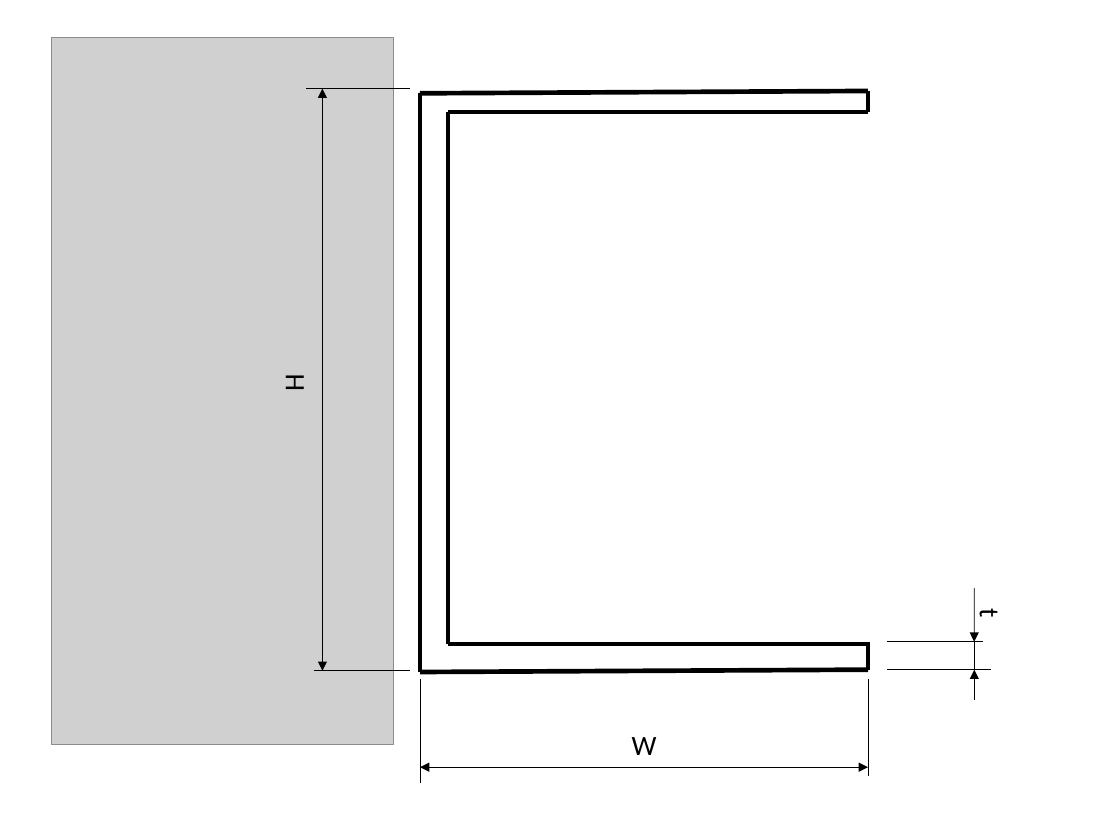
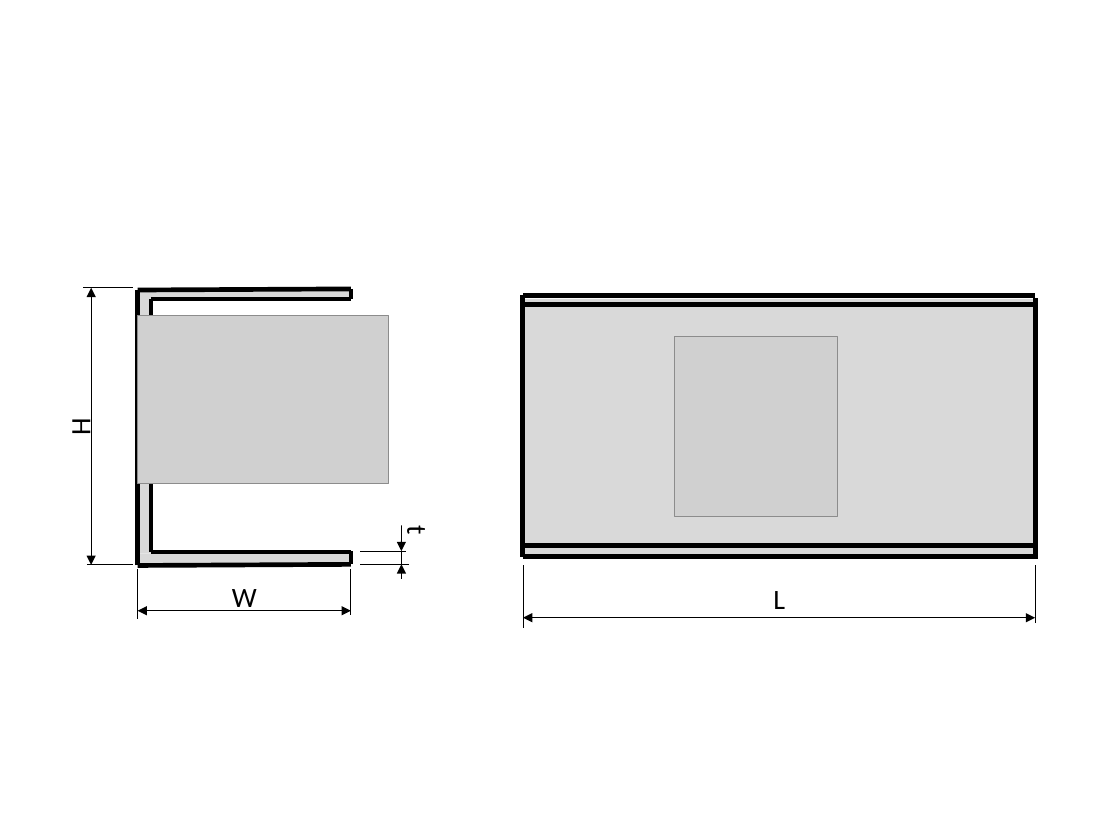
Before and after one commit to AlejandroValverde/latex, a slide deck: slide 8 of figures/figures.pptx. Drawn at 1120x840 pixels with LibreOffice and Linux fonts; fonts in the diff are those of the drawing; grey boxes stand for pictures. Boxes give left, top, right and bottom in pixels: in the first picture for what was removed or moved away, otherwise in the second. Text is boxed around its words. In the diff, an @@ line names an element or a change of style, - is before the commit and + after.

```diff
--- a/figures/figures.pptx
+++ b/figures/figures.pptx
@@ picture removed at (52, 38, 393, 745) @@
@@ line moved from (306, 88) - (410, 88) to (83, 288) - (133, 288) @@
@@ double arrow moved from (323, 671) - (323, 88) to (91, 564) - (91, 288) @@
@@ line moved from (420, 672) - (420, 93) to (138, 566) - (138, 290) @@
@@ line moved from (868, 91) - (420, 93) to (351, 289) - (138, 290) @@
@@ rectangle added at (139, 297, 151, 554), fill #D9D9D9 @@
@@ rectangle added at (140, 288, 351, 299), fill #D9D9D9 @@
@@ line moved from (448, 112) - (448, 644) to (151, 299) - (151, 552) @@
@@ line moved from (868, 112) - (448, 112) to (351, 299) - (151, 299) @@
@@ line moved from (868, 91) - (868, 112) to (351, 289) - (351, 299) @@
@@ picture added at (138, 316, 389, 484) @@
@@ picture added at (674, 337, 838, 516) @@
@@ text "H": place and size @@
-text "H" at (277, 375, 311, 389)
+text "H" at (64, 419, 98, 435)
@@ text "t": place and size @@
-text "t" at (972, 608, 1006, 617)
+text "t" at (400, 525, 434, 534)
@@ arrow added from (401, 525) to (401, 551), #000000 0.5 pt @@
@@ line moved from (314, 671) - (410, 671) to (87, 564) - (133, 564) @@
@@ line moved from (868, 670) - (420, 672) to (351, 564) - (138, 566) @@
@@ line moved from (420, 784) - (420, 680) to (138, 618) - (138, 569) @@
@@ rectangle added at (140, 553, 351, 564), fill #D9D9D9 @@
@@ line moved from (448, 644) - (868, 644) to (151, 552) - (351, 552) @@
@@ line moved from (868, 642) - (868, 670) to (351, 551) - (351, 564) @@
@@ line moved from (868, 776) - (868, 680) to (351, 615) - (351, 569) @@
@@ line moved from (990, 670) - (887, 670) to (409, 564) - (360, 564) @@
@@ line moved from (983, 642) - (887, 642) to (405, 551) - (360, 551) @@
@@ arrow moved from (974, 700) - (974, 670) to (401, 579) - (401, 564) @@
@@ line moved from (974, 642) - (974, 670) to (401, 551) - (401, 564) @@
@@ arrow moved from (974, 588) - (974, 642) to (1035, 623) - (1035, 564) @@
@@ arrow (1035, 623) - (1035, 564): arrow to line @@
@@ text "W" rewrapped from (632, 737, 657, 755) to (232, 589, 257, 611) @@
@@ group added at (523, 296, 1036, 627): 7 lines, 1 rectangle, 1 double arrow, 1 text @@
+L
@@ double arrow moved from (868, 767) - (420, 767) to (351, 610) - (138, 610) @@
```
Also in this commit, not shown: 2 other slides changed, 1 slide added, 10 other files.
